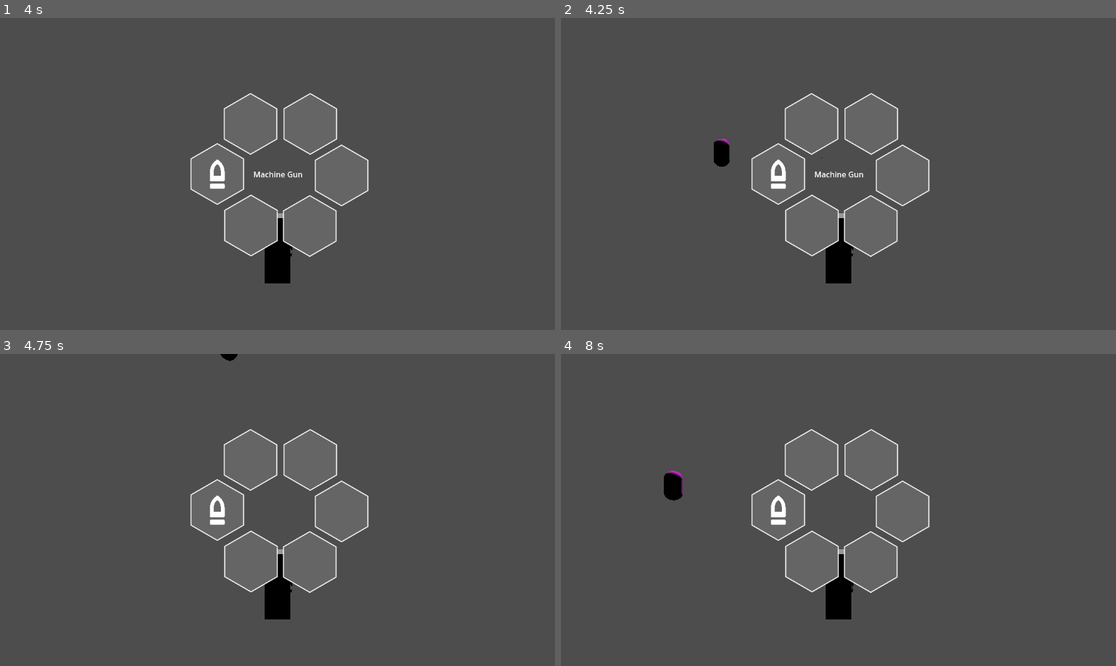
Above: before the commit, frames 1-4 (two rows, left to right).
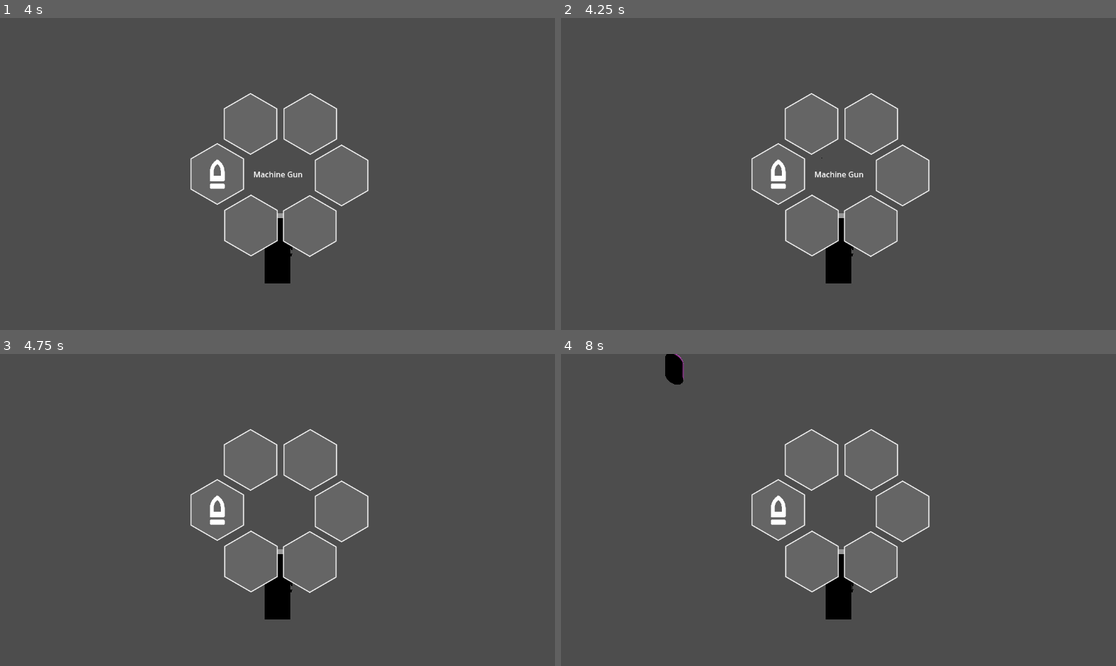
Above: after the commit, the same moments.

Repository: sarisman84/BrackeysGJ2024.2
Game: Godot game, scene res://Level/s_player_test.tscn
The game is run twice, just before and just after one commit, with the same random seed, the same clock (stepped at 60 frames per second) and the same inputs. The project has no main scene, so this scene is started directly.
Inputs (mouse positions are in pixels of both pictures, inside the frame that each line leads up to):
- Up to frame 1 (4 s): move the mouse to (305, 174) at 0.52 s; hold F (interact) 0.53-1.28 s; hold W (move_forward) 0.53-3.5 s; tap Space (jump) at 0.77, 1.52, 3.02 s; move the mouse to (249, 174) at 1.27 s; click (249, 174) at 1.35 s; move the mouse to (288, 167) at 2.02 s; tap Q (weapon_select) at 2.1 s; move the mouse to (249, 236) at 2.77 s; tap F (interact) at 2.85 s; click (216, 174) at 3.5 s
- Up to frame 2 (4.25 s): no input
- Up to frame 3 (4.75 s): move the mouse to (444, 556) at 4.27 s; press the mouse at (444, 556) at 4.28 s; hold A (move_left) from 4.28 s (still down); tap Space (jump) at 4.52 s
- Up to frame 4 (8 s): release A (move_left) at 5 s; release the mouse at (1005, 556) at 5 s; click (810, 563) at 5 s; click (871, 563) at 5.75 s; click (905, 510) at 6.5 s; click (871, 460) at 7.25 s

Frame 1 is identical in both runs. In frame 2, 0.2% of the frame differs, in the area x 27-31%, y 38-48%; in frame 3, less than 0.1%; in frame 4, 0.6%, in the area x 18-23%, y 0-47%.
Error in both runs: Invalid assignment of property or key 'selected_weapon_index' with value of type 'int' on a base object of type 'Node3D (WeaponManager)'. (res://Player/Scripts…

Commit message:
Added Hitbox to Enemies and Enemy Meele Attacks

Diff:
--- a/Enemies/Scenes/basic_enemy.tscn
+++ b/Enemies/Scenes/basic_enemy.tscn
@@ -1,6 +1,8 @@
-[gd_scene load_steps=5 format=3 uid="uid://dxcxm2wvtq7fp"]
+[gd_scene load_steps=7 format=3 uid="uid://dxcxm2wvtq7fp"]
 
 [ext_resource type="Script" path="res://Enemies/Scripts/basic_enemy.gd" id="1_1th7j"]
+[ext_resource type="PackedScene" uid="uid://3jx3xah31atk" path="res://Interactables/p_health_manager.tscn" id="2_ufrkp"]
+[ext_resource type="PackedScene" uid="uid://d3sqxq4mixlx0" path="res://Enemies/Scenes/meele_attack.tscn" id="3_knfvv"]
 
 [sub_resource type="CapsuleShape3D" id="CapsuleShape3D_t180b"]
 
@@ -20,3 +22,8 @@
 
 [node name="mesh" type="MeshInstance3D" parent="."]
 mesh = SubResource("CapsuleMesh_g6tmt")
+
+[node name="health_manager" parent="." instance=ExtResource("2_ufrkp")]
+
+[node name="meele_attack" parent="." instance=ExtResource("3_knfvv")]
+transform = Transform3D(1, 0, 0, 0, 1, 0, 0, 0, 1, 0, 0, 0.988145)
--- a/Enemies/Scenes/flying_enemy.tscn
+++ b/Enemies/Scenes/flying_enemy.tscn
@@ -1,6 +1,8 @@
-[gd_scene load_steps=5 format=3 uid="uid://dbhpk13ktqxn5"]
+[gd_scene load_steps=7 format=3 uid="uid://dbhpk13ktqxn5"]
 
 [ext_resource type="Script" path="res://Enemies/Scripts/flying_enemy.gd" id="1_7tov3"]
+[ext_resource type="PackedScene" uid="uid://3jx3xah31atk" path="res://Interactables/p_health_manager.tscn" id="2_0duqf"]
+[ext_resource type="PackedScene" uid="uid://d3sqxq4mixlx0" path="res://Enemies/Scenes/meele_attack.tscn" id="3_54dyb"]
 
 [sub_resource type="CapsuleShape3D" id="CapsuleShape3D_2aftr"]
 height = 1.0
@@ -22,3 +24,8 @@
 
 [node name="mesh" type="MeshInstance3D" parent="."]
 mesh = SubResource("CapsuleMesh_k1ryd")
+
+[node name="health_manager" parent="." instance=ExtResource("2_0duqf")]
+
+[node name="meele_attack" parent="." instance=ExtResource("3_54dyb")]
+transform = Transform3D(1, 0, 0, 0, 1, 0, 0, 0, 1, 0, 0, 0.988145)
--- /dev/null
+++ b/Enemies/Scenes/meele_attack.tscn
@@ -0,0 +1,13 @@
+[gd_scene load_steps=3 format=3 uid="uid://d3sqxq4mixlx0"]
+
+[ext_resource type="Script" path="res://Enemies/Scripts/meele_attack.gd" id="1_yjuh3"]
+
+[sub_resource type="BoxShape3D" id="BoxShape3D_1agxi"]
+
+[node name="meele_attack" type="Area3D"]
+script = ExtResource("1_yjuh3")
+
+[node name="collision" type="CollisionShape3D" parent="."]
+shape = SubResource("BoxShape3D_1agxi")
+
+[connection signal="body_entered" from="." to="." method="_on_body_entered"]
--- a/Enemies/Scenes/shooting_enemy.tscn
+++ b/Enemies/Scenes/shooting_enemy.tscn
@@ -1,6 +1,7 @@
-[gd_scene load_steps=5 format=3 uid="uid://cjhnfiv3kdyek"]
+[gd_scene load_steps=6 format=3 uid="uid://cjhnfiv3kdyek"]
 
 [ext_resource type="Script" path="res://Enemies/Scripts/shooting_enemy.gd" id="1_2ecym"]
+[ext_resource type="PackedScene" uid="uid://3jx3xah31atk" path="res://Interactables/p_health_manager.tscn" id="2_b4uvf"]
 
 [sub_resource type="CapsuleShape3D" id="CapsuleShape3D_5f3dy"]
 
@@ -20,3 +21,5 @@
 
 [node name="mesh" type="MeshInstance3D" parent="."]
 mesh = SubResource("CapsuleMesh_ob6p4")
+
+[node name="health_manager" parent="." instance=ExtResource("2_b4uvf")]
--- /dev/null
+++ b/Enemies/Scripts/meele_attack.gd
@@ -0,0 +1,7 @@
+extends Area3D
+
+@export var damage_amount = 1
+
+func _on_body_entered(body: Node3D) -> void:
+	if body is HealthManager:
+		body.take_damage(damage_amount)
--- a/Interactables/Scripts/health_manager.gd
+++ b/Interactables/Scripts/health_manager.gd
@@ -1,4 +1,5 @@
 extends StaticBody3D
+class_name HealthManager
 
 @export var max_health : int
 var m_current_health : int
